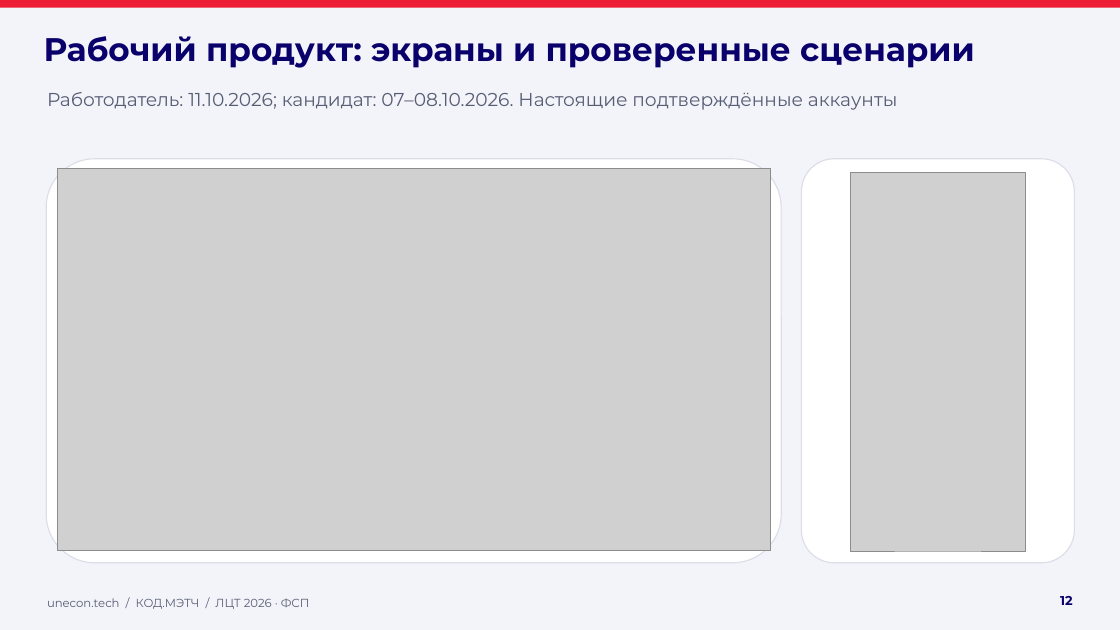
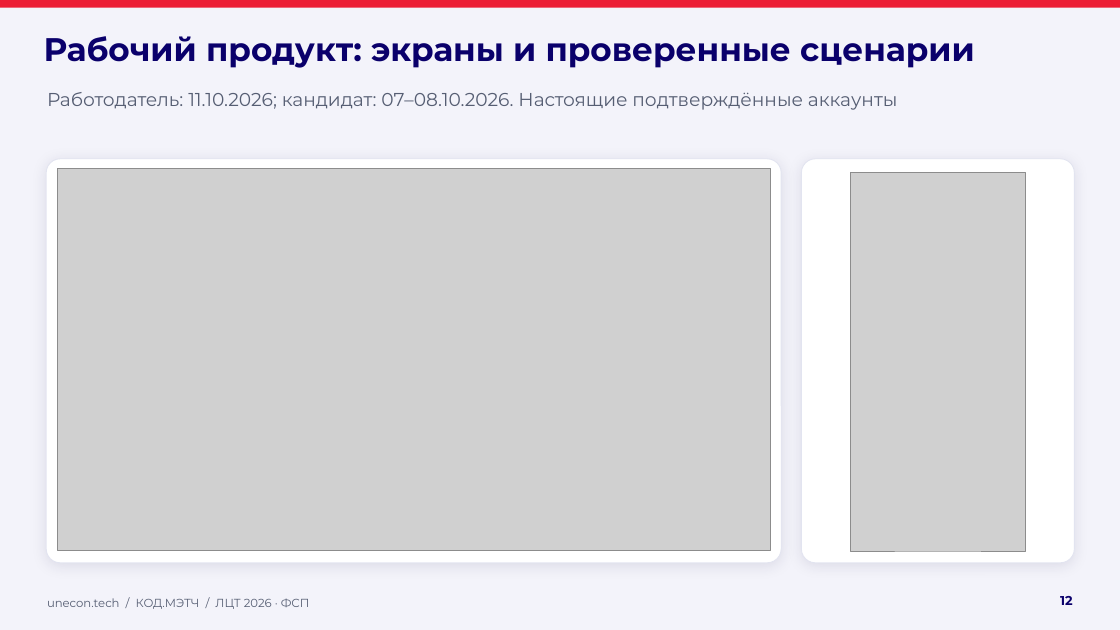
Before and after one commit to Valery766/kodmatch-lct-2026, a slide deck: slide 12 of presentation/КОД.МЭТЧ_unecon.tech_ЛЦТ_ФСП_2026.pptx. Drawn at 1120x630 pixels with LibreOffice and Linux fonts; fonts in the diff are those of the drawing; grey boxes stand for pictures; background and template pictures are left out. Boxes give left, top, right and bottom in pixels: in the first picture for what was removed or moved away, otherwise in the second. Text is boxed around its words. In the diff, an @@ line names an element or a change of style, - is before the commit and + after.

```diff
--- a/presentation/КОД.МЭТЧ_unecon.tech_ЛЦТ_ФСП_2026.pptx
+++ b/presentation/КОД.МЭТЧ_unecon.tech_ЛЦТ_ФСП_2026.pptx
@@ rounded rectangle at bbox=[46, 159, 781, 563]: outline #DDDDEA 1 pt to #E2E4F0 0.75 pt; shadow on; proportions changed @@
@@ rounded rectangle at bbox=[802, 159, 1075, 563]: outline #DDDDEA 1 pt to #E2E4F0 0.75 pt; shadow on; proportions changed @@
```
Also in this commit, not shown: 14 other slides changed, 52 other files.
